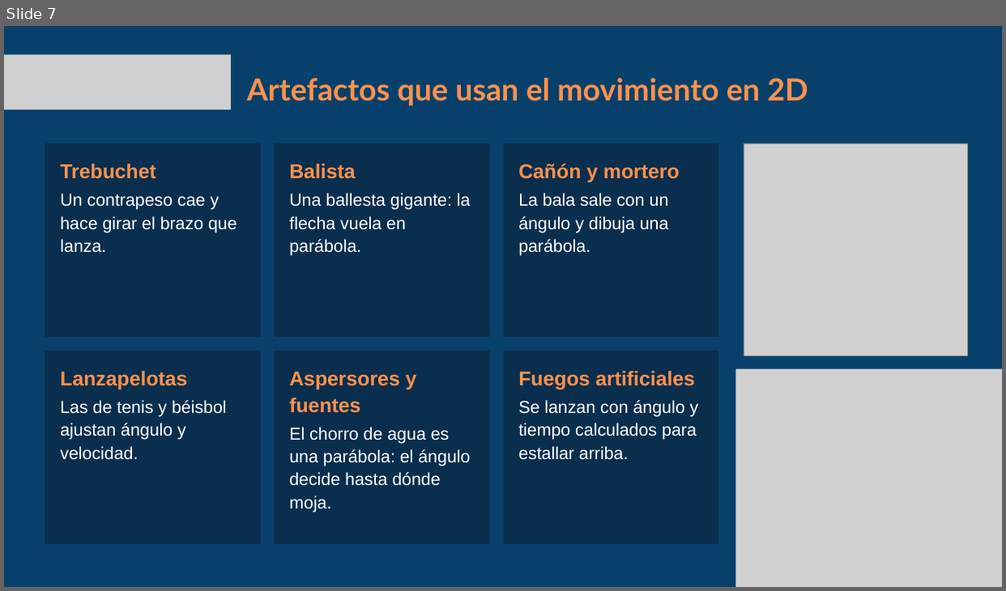
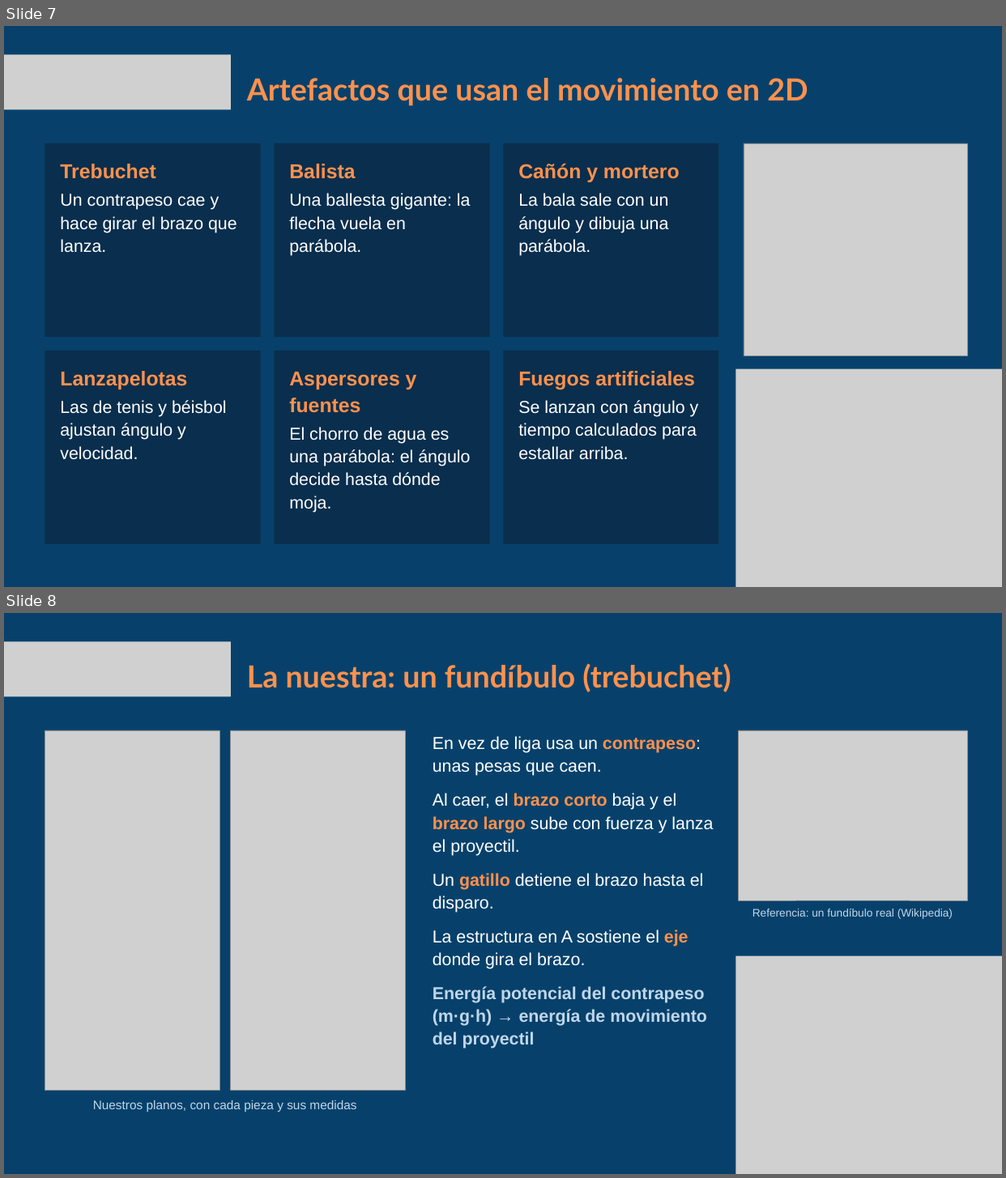
Before and after one commit to ejercitopalomazi9111-arch/mazi-central, a slide deck: escuela/fisica-catapulta/Fisica-catapulta.pptx. Shown one above the other, each under a label of ours: slide 7 before the commit, slides 7 and 8 after it. The pictures are 1006x591 and 1006x1178 pixels, drawn with LibreOffice and Linux fonts; fonts in the diff are those of the drawing; grey boxes stand for pictures. Boxes give left, top, right and bottom in pixels: in the first picture for what was removed or moved away, otherwise in the second. Text is boxed around its words. In the diff, an @@ line names an element or a change of style, - is before the commit and + after.

```diff
--- a/escuela/fisica-catapulta/Fisica-catapulta.pptx
+++ b/escuela/fisica-catapulta/Fisica-catapulta.pptx
@@ slide 8 added at (4,613,1002,1174), background #07416B @@
@@ picture added at (4,641,231,696) @@
@@ text added at (247,663,731,692), 44 pt, text #FF914D, bold @@
+La nuestra: un fundíbulo (trebuchet)
@@ picture added at (45,730,219,1091) @@
@@ picture added at (231,730,405,1091) @@
@@ picture added at (738,730,967,901) @@
@@ text added at (432,736,713,1049), 25 pt, text #FFFFFF @@
+En vez de liga usa un contrapeso: unas pesas que caen.
+Al caer, el brazo corto baja y el brazo largo sube con fuerza y lanza el proyectil.
+Un gatillo detiene el brazo hasta el disparo.
+La estructura en A sostiene el eje donde gira el brazo.
+Energía potencial del contrapeso (m·g·h) → energía de movimiento del proyectil
@@ text added at (752,909,953,919), 16 pt, text #BFD6EA @@
+Referencia: un fundíbulo real (Wikipedia)
@@ picture added at (736,956,1002,1174) @@
@@ text added at (93,1101,356,1112), 18 pt, text #BFD6EA @@
+Nuestros planos, con cada pieza y sus medidas
```
Also in this commit, not shown: 4 slides changed, 1 other slide added, 15 other files.
